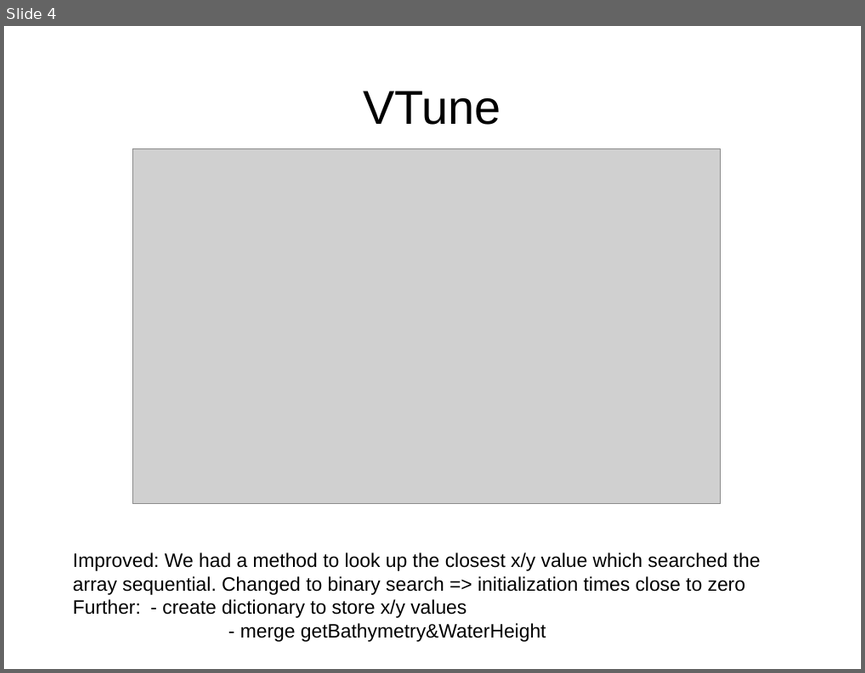
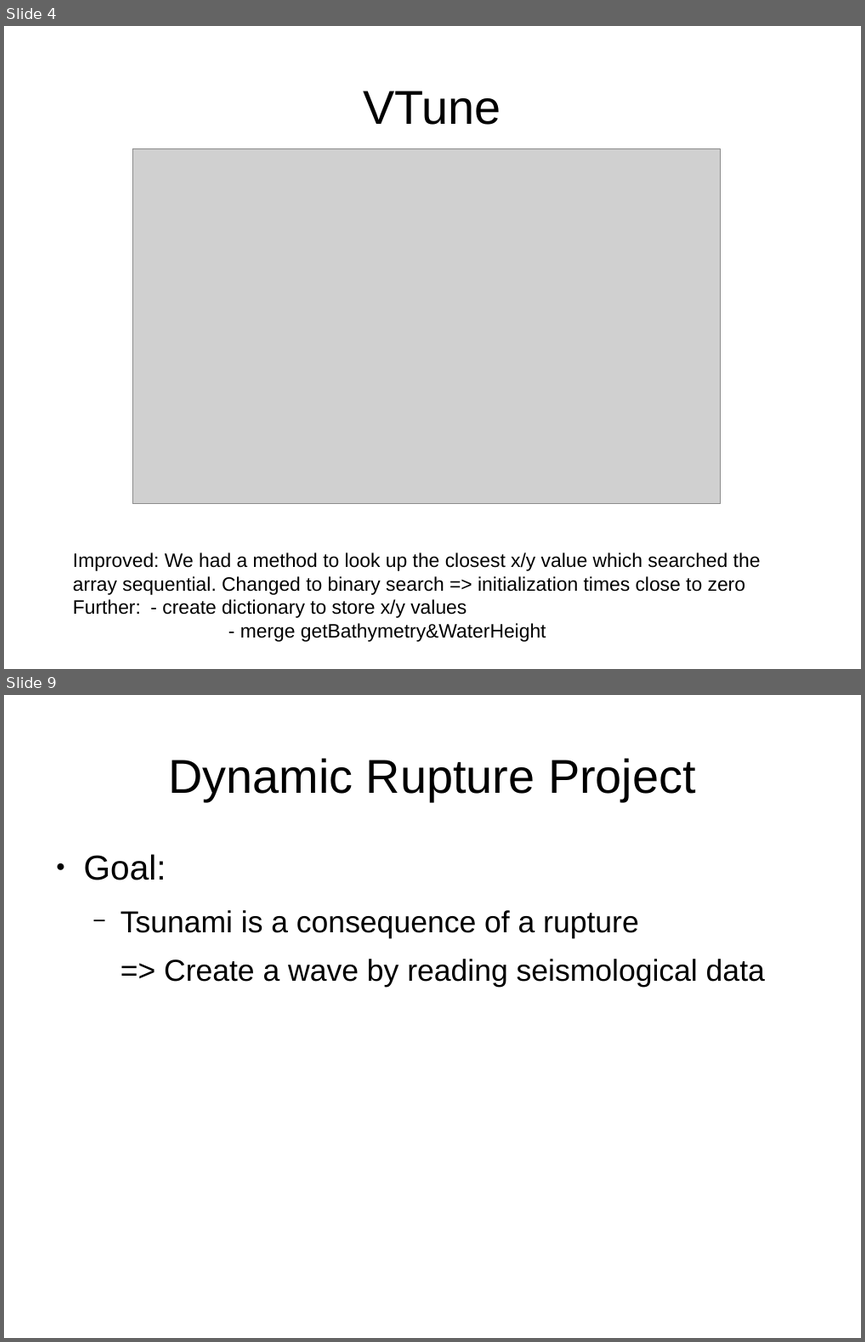
Before and after one commit to tsunamiSim/SWE, a slide deck: deliverables E4/presentation.odp. Shown one above the other, each under a label of ours: slide 4 before the commit, slides 4 and 9 after it; the slides between them are not shown. The pictures are 865x673 and 865x1342 pixels, drawn with LibreOffice and Linux fonts; fonts in the diff are those of the drawing; grey boxes stand for pictures. Boxes give left, top, right and bottom in pixels: in the first picture for what was removed or moved away, otherwise in the second. Text is boxed around its words. In the diff, an @@ line names an element or a change of style, - is before the commit and + after.

```diff
--- a/deliverables E4/presentation.odp
+++ b/deliverables E4/presentation.odp
@@ slide 9 added at [4, 695, 861, 1338], background #FFFFFF @@
@@ title added at [168, 758, 696, 801], 44 pt, text #000000 @@
+Dynamic Rupture Project
@@ text added at [84, 854, 765, 987], 28 pt, text #000000 @@
+● Goal:
+  − Tsunami is a consequence of a rupture
+  => Create a wave by reading seismological data
```
Also in this commit, not shown: 1 slide changed, 6 other slides added, 5 other files.
